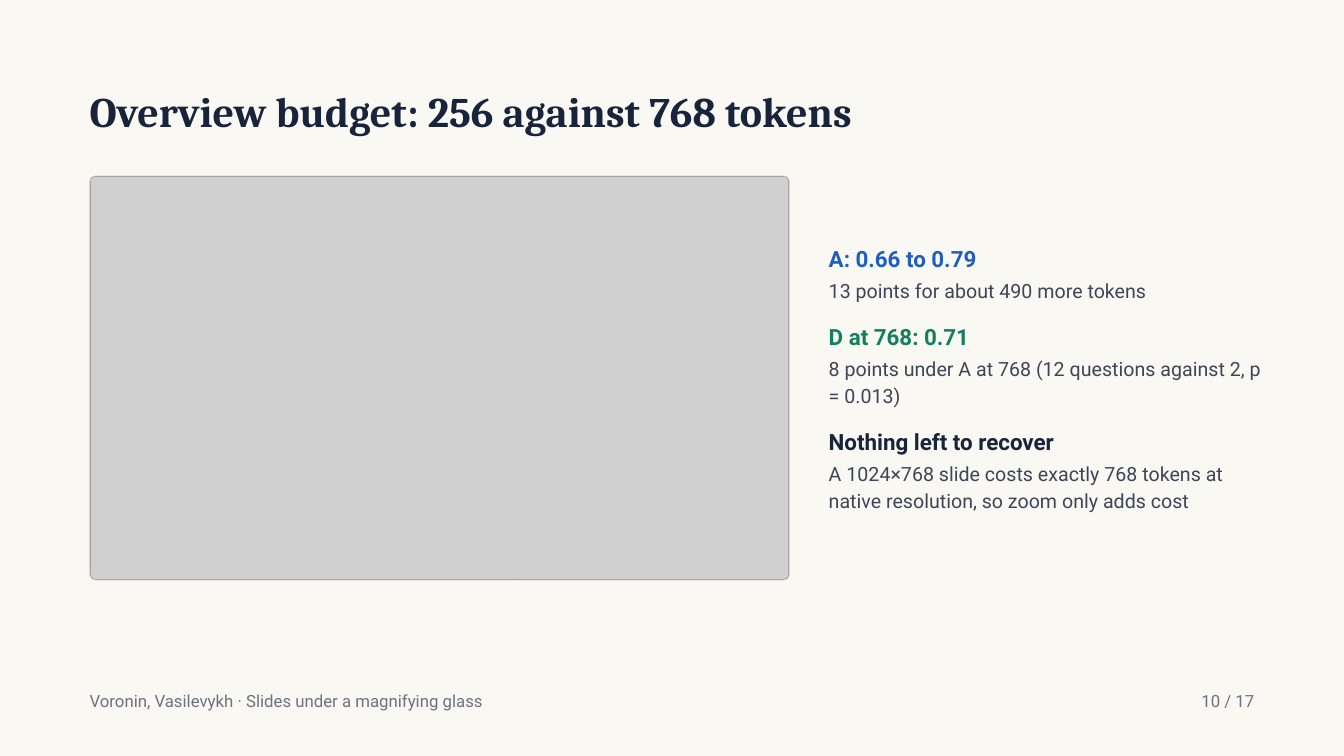
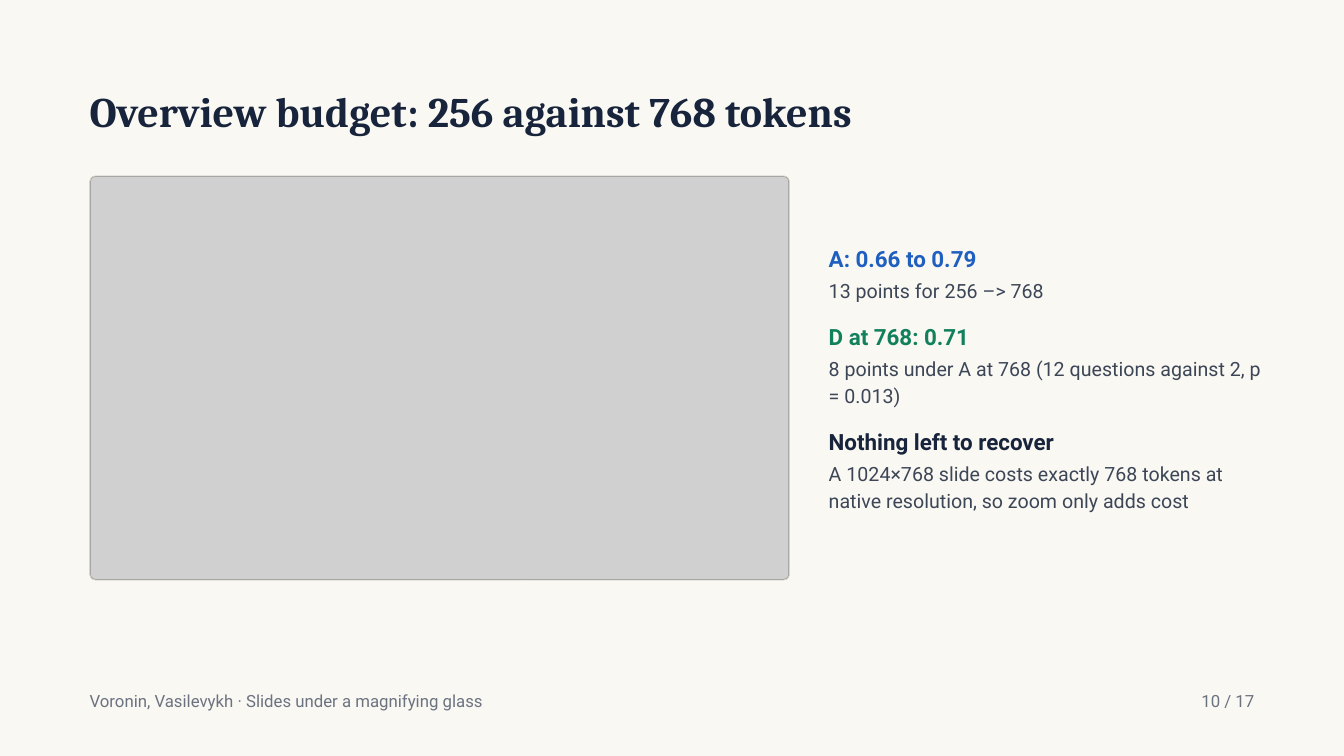
Before and after one commit to Ladik-v/vlm-slides-under-magnifier, a slide deck: slide 10 of docs/Slides_under_a_magnifying_glass.pptx. Drawn at 1344x756 pixels with LibreOffice and Linux fonts; fonts in the diff are those of the drawing; grey boxes stand for pictures. Boxes give left, top, right and bottom in pixels: in the first picture for what was removed or moved away, otherwise in the second. Text is boxed around its words. In the diff, an @@ line names an element or a change of style, - is before the commit and + after.

```diff
--- a/docs/Slides_under_a_magnifying_glass.pptx
+++ b/docs/Slides_under_a_magnifying_glass.pptx
@@ text at (x1=829, y1=283, x2=1044, y2=302): text changed @@
-13 points for about 490 more tokens
+13 points for 256 –> 768
```
Also in this commit, not shown: 6 other slides changed, 8 other files.
